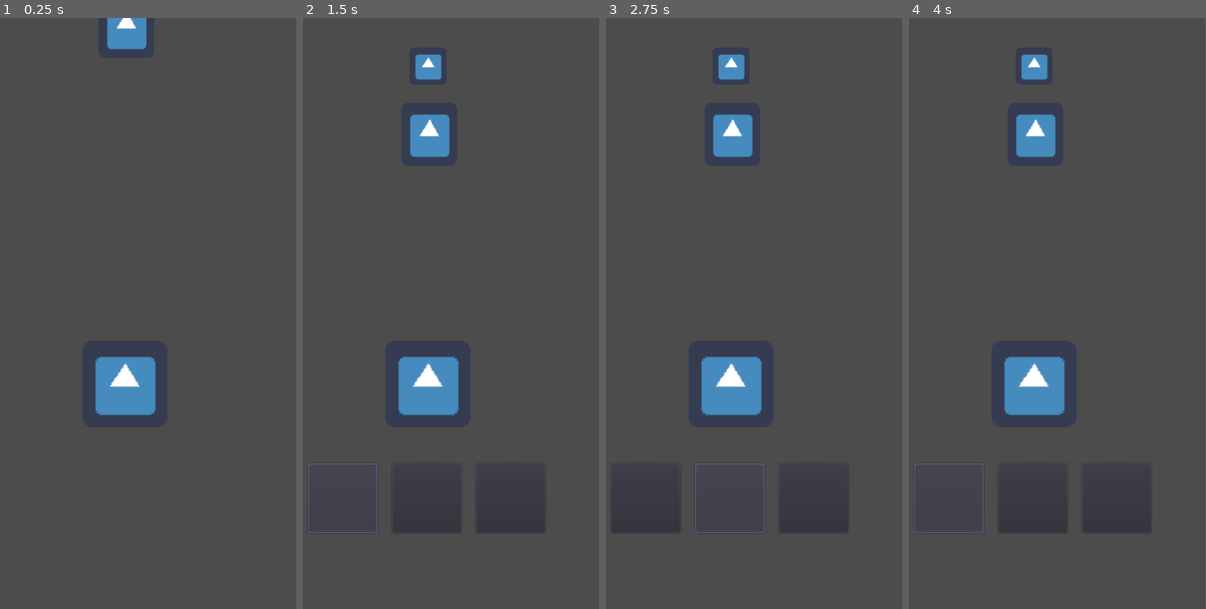
Above: before the commit, frames 1-4 (left to right).
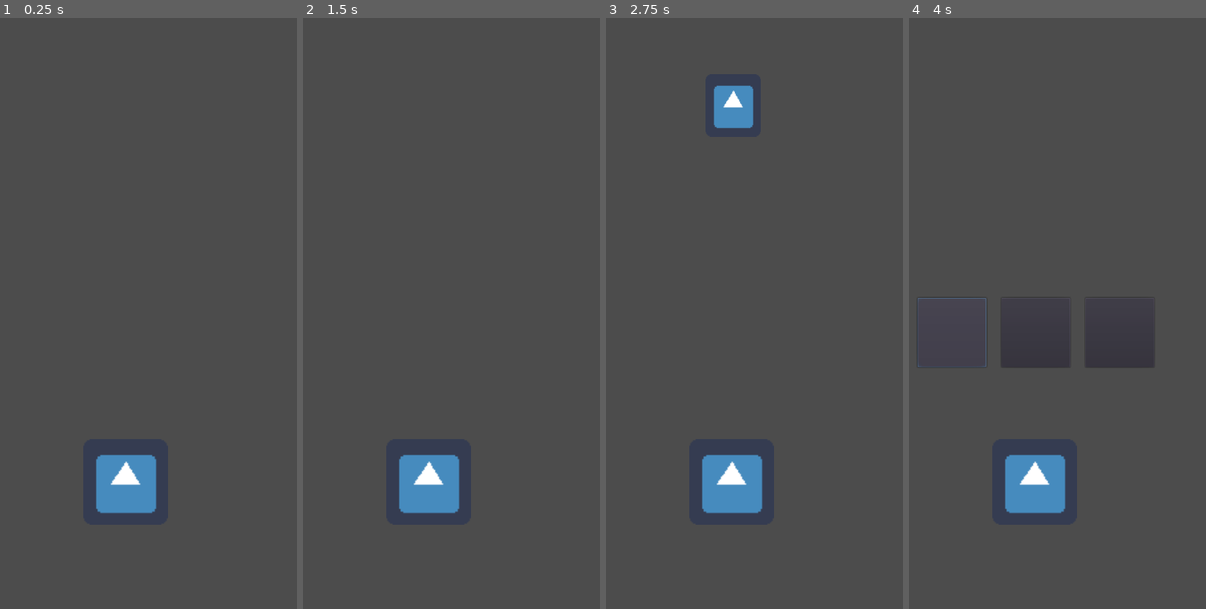
Above: after the commit, the same moments.

Repository: arthurnog/jakenWiththeDead
Game: Godot game, scene res://scenes/GAME.tscn
The game is run twice, just before and just after one commit, with the same random seed, the same clock (stepped at 60 frames per second) and the same inputs. The engine's default icon, where the game draws it, is replaced by a stand-in: a white triangle on a blue panel in a dark square.
Inputs (mouse positions are in pixels of both pictures, inside the frame that each line leads up to; where the layout moved, square brackets give the same spot in the first picture):
- Up to frame 1 (0.25 s): no input
- Up to frame 2 (1.5 s): click (341, 496) at 1.27 s
- Up to frame 3 (2.75 s): click (730, 496) at 2.02 s
- Up to frame 4 (4 s): click (1116, 496) at 2.77 s; click (950, 331) [947, 496] at 3.5 s
The window is 468x800 before the commit and 469x800 after it. Grey fills any space a smaller window leaves; there, only what the larger window draws over its background counts as a difference.

The runs differ from the first frame. In frame 1, 4.8% of the frame differs, in the area x 32-53%, y 0-84%; in frame 2, 5.6%; in frame 3, 5.9%, in the area x 2-81%, y 6-88%; in frame 4, 5.7%.
Error before the commit: Invalid get index 'flag' (on base: 'PackedScene'). (res://scripts/enemyFarm.gd:36)

Commit message:
timers are set, creating reactTime

Diff:
--- a/jakenWithTheDead/project.godot
+++ b/jakenWithTheDead/project.godot
@@ -19,12 +19,19 @@
 run/main_scene="res://scenes/GAME.tscn"
 config/icon="res://icon.png"
 
+[debug]
+
+settings/fps/force_fps=60
+
 [display]
 
 window/size/width=600
 window/size/height=1024
-window/size/borderless=true
+window/size/test_width=300
+window/size/test_height=512
 window/vsync/use_vsync=false
+window/stretch/mode="2d"
+window/stretch/aspect="keep"
 
 [rendering]
 
--- a/jakenWithTheDead/scenes/GAME.tscn
+++ b/jakenWithTheDead/scenes/GAME.tscn
@@ -8,7 +8,7 @@
 [node name="GAME" type="Node2D"]
 
 [node name="spawn" type="Timer" parent="."]
-wait_time = 0.17
+wait_time = 2.0
 one_shot = true
 autostart = true
 
@@ -16,7 +16,7 @@
 script = ExtResource( 3 )
 
 [node name="Player" parent="." instance=ExtResource( 1 )]
-position = Vector2( 300, 631.785 )
+position = Vector2( 300, 801.682 )
 
 [node name="GUI" type="CanvasLayer" parent="."]
 
@@ -25,8 +25,10 @@
 anchor_top = 1.0
 anchor_right = 1.0
 anchor_bottom = 1.0
-margin_top = -251.76
-margin_bottom = -131.76
+margin_left = 3.77551
+margin_top = -538.698
+margin_right = 3.77551
+margin_bottom = -418.698
 rect_min_size = Vector2( 0, 120 )
 custom_constants/separation = 26
 alignment = 1
@@ -56,6 +58,10 @@
 margin_bottom = 120.0
 rect_min_size = Vector2( 120, 0 )
 script = ExtResource( 4 )
+
+[node name="ParallaxBackground" type="ParallaxBackground" parent="."]
+
+[node name="scenery" type="ParallaxLayer" parent="ParallaxBackground"]
 [connection signal="timeout" from="spawn" to="enemyFarm" method="_on_spawn_timeout"]
 [connection signal="pressed" from="GUI/buttonContainer/Button0" to="Player" method="_on_Button0_pressed"]
 [connection signal="pressed" from="GUI/buttonContainer/Button0" to="enemyFarm" method="_on_Button0_pressed"]
--- a/jakenWithTheDead/scenes/Ghost.tscn
+++ b/jakenWithTheDead/scenes/Ghost.tscn
@@ -1,15 +1,29 @@
-[gd_scene load_steps=3 format=2]
+[gd_scene load_steps=4 format=2]
 
 [ext_resource path="res://icon.png" type="Texture" id=1]
 [ext_resource path="res://scripts/Ghost.gd" type="Script" id=2]
 
+[sub_resource type="SpriteFrames" id=1]
+animations = [ {
+"frames": [ ExtResource( 1 ) ],
+"loop": true,
+"name": "idle",
+"speed": 5.0
+}, {
+"frames": [ ExtResource( 1 ) ],
+"loop": true,
+"name": "die",
+"speed": 5.0
+} ]
+
 [node name="Ghost" type="Node2D"]
 script = ExtResource( 2 )
 
-[node name="Sprite" type="Sprite" parent="."]
+[node name="Sprite" type="AnimatedSprite" parent="."]
 position = Vector2( 4.49493, 1.49829 )
 scale = Vector2( 1.51504, 1.70233 )
-texture = ExtResource( 1 )
+frames = SubResource( 1 )
+animation = "die"
 
 [node name="Timer" type="Timer" parent="."]
 
--- a/jakenWithTheDead/scenes/Player.tscn
+++ b/jakenWithTheDead/scenes/Player.tscn
@@ -1,14 +1,41 @@
-[gd_scene load_steps=3 format=2]
+[gd_scene load_steps=4 format=2]
 
 [ext_resource path="res://icon.png" type="Texture" id=1]
 [ext_resource path="res://scripts/Player.gd" type="Script" id=2]
 
+[sub_resource type="SpriteFrames" id=1]
+animations = [ {
+"frames": [ ExtResource( 1 ) ],
+"loop": true,
+"name": "idle",
+"speed": 5.0
+}, {
+"frames": [ ExtResource( 1 ) ],
+"loop": true,
+"name": "running",
+"speed": 5.0
+}, {
+"frames": [ ExtResource( 1 ) ],
+"loop": true,
+"name": "fleeing",
+"speed": 5.0
+} ]
+
 [node name="Player" type="Node2D"]
 script = ExtResource( 2 )
 
-[node name="Sprite" type="Sprite" parent="."]
+[node name="Sprite" type="AnimatedSprite" parent="."]
 position = Vector2( 1.68369, 2.24491 )
 scale = Vector2( 2.31538, 2.33292 )
-texture = ExtResource( 1 )
+frames = SubResource( 1 )
+animation = "running"
 
 [node name="reactionTimer" type="Timer" parent="."]
+wait_time = 0.7
+one_shot = true
+
+[node name="scaryTimer" type="Timer" parent="."]
+wait_time = 1.344
+one_shot = true
+[connection signal="timeout" from="reactionTimer" to="." method="_on_reactionTimer_timeout"]
+[connection signal="timeout" from="scaryTimer" to="." method="_on_scaryTimer_timeout"]
--- a/jakenWithTheDead/scripts/Container.gd
+++ b/jakenWithTheDead/scripts/Container.gd
@@ -4,9 +4,13 @@
 onready var b1 = $Button1
 onready var b2 = $Button2
 onready var buttons = [b0,b1,b2]
+onready var player = get_parent().get_parent().get_node("Player")
+
+signal buttonReady
 
 # Called when the node enters the scene tree for the first time.
 func _ready():
+	self.connect("buttonReady", player, "reactionTime")
 	pass # Replace with function body.
 
 
@@ -21,6 +25,7 @@
 	if flag == 0:
 		#pedra
 		buttons[i].value = 0
+		#buttons[i].set_Icon(preload("res://icon.png"))
 		#buttons[i].set_text("0")
 		if i == 0:
 			randomize()
@@ -40,6 +45,7 @@
 	elif flag == 1:
 		#papel
 		buttons[i].value = 1
+		#buttons[i].set_Icon(preload("res://icon.png"))
 		if i == 0:
 			randomize()
 			b1.value = randi()%3
@@ -58,6 +64,7 @@
 	elif flag == 2:
 		#tesoura
 		buttons[i].value = 2
+		#buttons[i].set_Icon(preload("res://icon.png"))
 		if i == 0:
 			randomize()
 			b1.value = randi()%3
--- a/jakenWithTheDead/scripts/Ghost.gd
+++ b/jakenWithTheDead/scripts/Ghost.gd
@@ -29,12 +29,14 @@
 	emit_signal("flag", flag)
 
 func enemyDead():
-	#quando morto
-	#animação de morte
+	$Sprite.play("die")
+	yield($Sprite,"animation_finished")
 	emit_signal("killed")
-	#eliminar instancia do inimigo
+	queue_free()
 
-
+func enemyWin():
+	#$Sprite.play("win")
+	queue_free()
 
 func _on_Timer_timeout():
 	set_play()
--- a/jakenWithTheDead/scripts/Player.gd
+++ b/jakenWithTheDead/scripts/Player.gd
@@ -4,30 +4,51 @@
 #substituir pelas animações
 onready var timer = $reactionTimer
 #tempo que o jogador tem para reagir
+signal defeat
 
 
 func _ready():
+	connect("defeat", get_parent().get_node("enemyFarm"), "playerDefeat")
 	pass
 
 #func _process(delta):
 #	pass
 
 func playerFlee():
-	get_parent().get_node("enemyFarm").score -= 1
-	#toca animação do player fugindo
+	$Sprite.play("fleeing")
+	$scaryTimer.start()
+	#cenario corre pra tras
 	pass
 
 
 func _on_Button0_pressed():
 	var value = get_parent().get_node("GUI/buttonContainer/Button0").value
-	if value != get_parent().get_node("enemyFarm").enemy.flag:
+	if value != get_parent().get_node("enemyFarm").currentFlag:
+		emit_signal("defeat")
 		playerFlee()
-	pass # Replace with function body.
 
 
 func _on_Button1_pressed():
-	pass # Replace with function body.
+	var value = get_parent().get_node("GUI/buttonContainer/Button1").value
+	if value != get_parent().get_node("enemyFarm").currentFlag:
+		emit_signal("defeat")
+		playerFlee()
 
 
 func _on_Button2_pressed():
+	var value = get_parent().get_node("GUI/buttonContainer/Button2").value
+	if value != get_parent().get_node("enemyFarm").currentFlag:
+		emit_signal("defeat")
+		playerFlee()
+
+
+func _on_scaryTimer_timeout():
+	$Sprite.play("running")
+	#cenário corre pra frente
+
+func reactionTime():
+	$reactionTimer.start()
+
+func _on_reactionTimer_timeout():
+	emit_signal("defeat")
 	pass # Replace with function body.
--- a/jakenWithTheDead/scripts/enemyFarm.gd
+++ b/jakenWithTheDead/scripts/enemyFarm.gd
@@ -1,9 +1,10 @@
 extends Node
 
-onready var timer = get_parent().get_node("spawn")
+onready var spawn = get_parent().get_node("spawn")
 var score = 0
 var enemy = preload("res://scenes/Ghost.tscn")
-#var alive = 0
+var currentFlag = -1
+var currentEnemy = null
 func _ready():
 	pass # Replace with function body.
 
@@ -15,10 +16,13 @@
 func enemySpawn():
 	var enemyInstance = enemy.instance()
 	enemyInstance.connect("flag", get_parent().get_node("GUI/buttonContainer"), "set_buttons")
+	enemyInstance.connect("flag", self, "set_flag")
 	enemyInstance.connect("killed", self, "enemyKill")
 	add_child(enemyInstance)
+	currentEnemy = enemyInstance
 
-
+func set_flag(flag):
+	currentFlag = flag
 
 func _on_spawn_timeout():
 	enemySpawn()
@@ -26,28 +30,32 @@
 
 func enemyKill():
 	score += 1
-	timer.start()
+	spawn.start()
 	#get_parent().get_node("GUI/Container/killCounter").text = "Eliminados = " + str(kills)
 
+func playerDefeat():
+	currentEnemy.enemyWin()
+	spawn.start()
+	pass
 
 
 func _on_Button0_pressed():
 	var value = get_parent().get_node("GUI/buttonContainer/Button0").value
-	if value == enemy.flag:
-		enemy.enemyDead()
+	if value == currentFlag:
+		currentEnemy.enemyDead()
 	#else
 		#player foge
 
 func _on_Button1_pressed():
 	var value = get_parent().get_node("GUI/buttonContainer/Button1").value
-	if value == enemy.flag:
-		enemy.enemyDead()
+	if value == currentFlag:
+		currentEnemy.enemyDead()
 	#else
 		#player foge
 
 func _on_Button2_pressed():
 	var value = get_parent().get_node("GUI/buttonContainer/Button2").value
-	if value == enemy.flag:
-		enemy.enemyDead()
+	if value == currentFlag:
+		currentEnemy.enemyDead()
 	#else
 		#player foge
